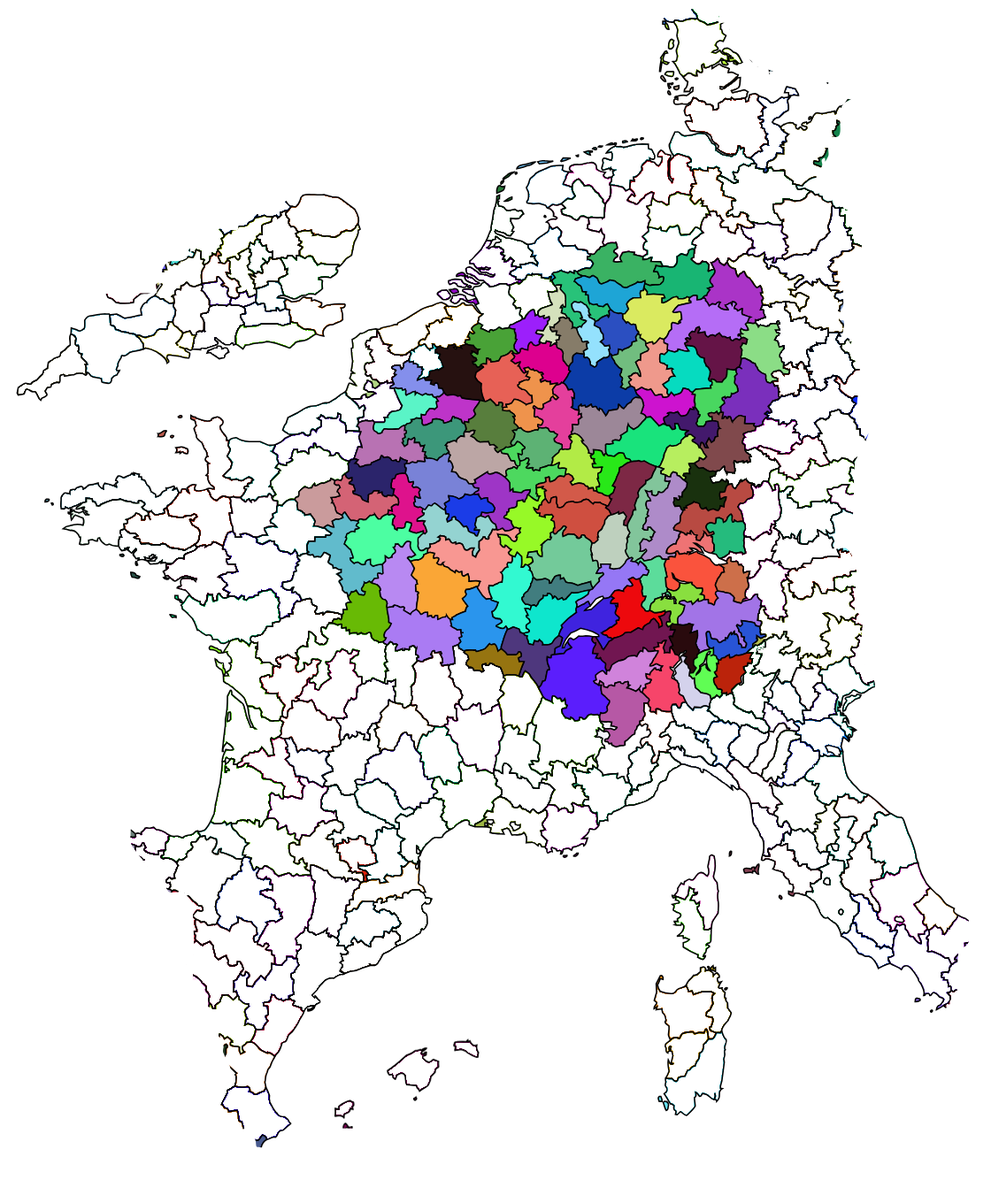
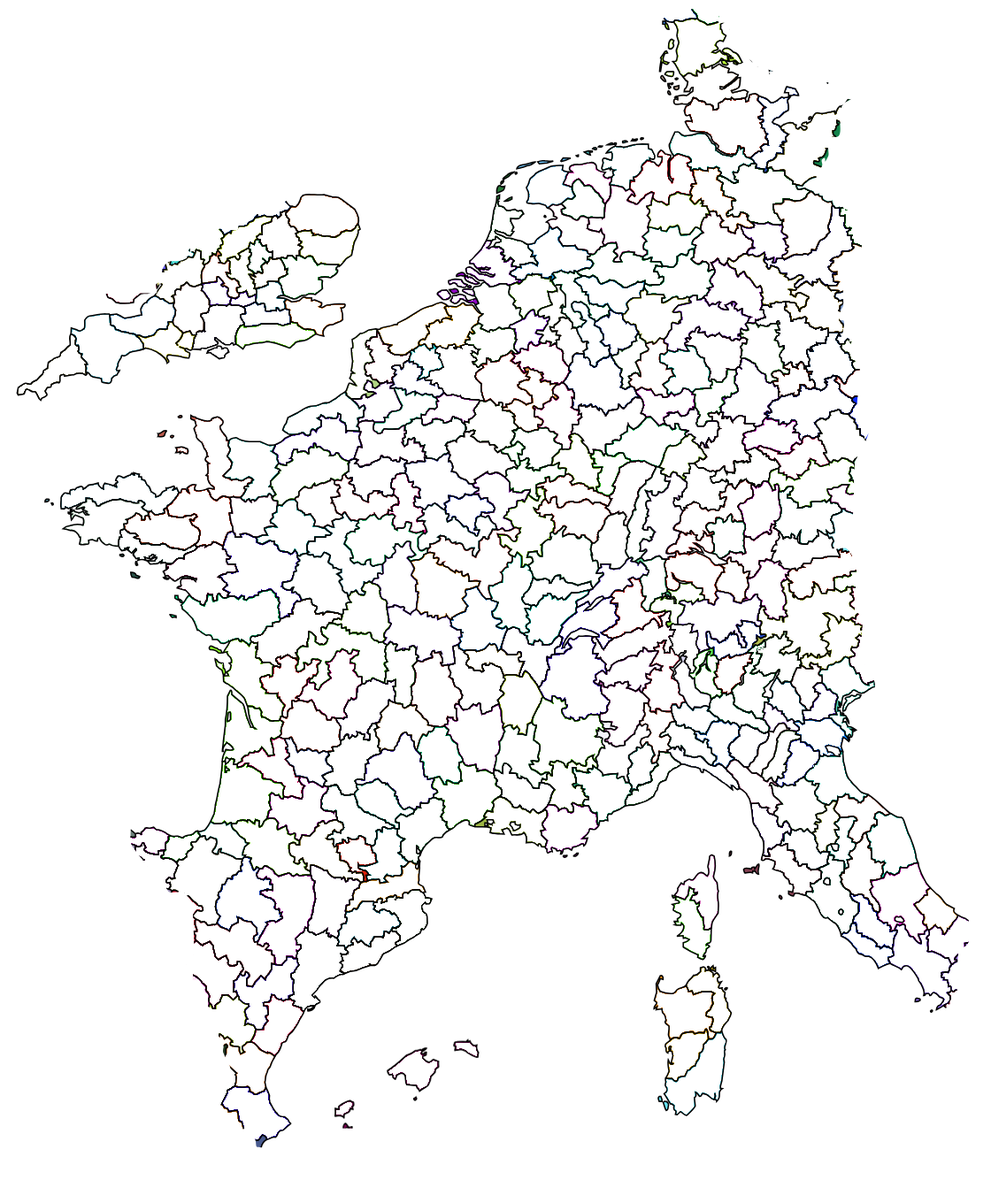
The second 991 x 1203 image is a revision of the first. Changes to its layers:
painted on "goodMap.png" over left=296, top=244, right=788, bottom=746
